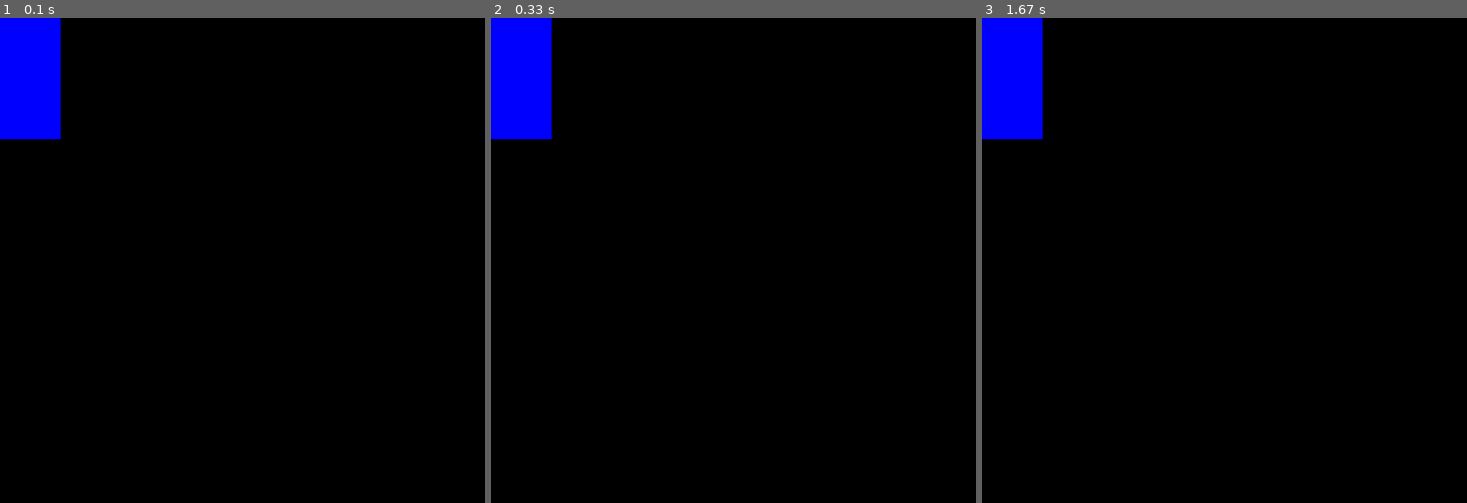
Above: before the commit, frames 1-3 (left to right).
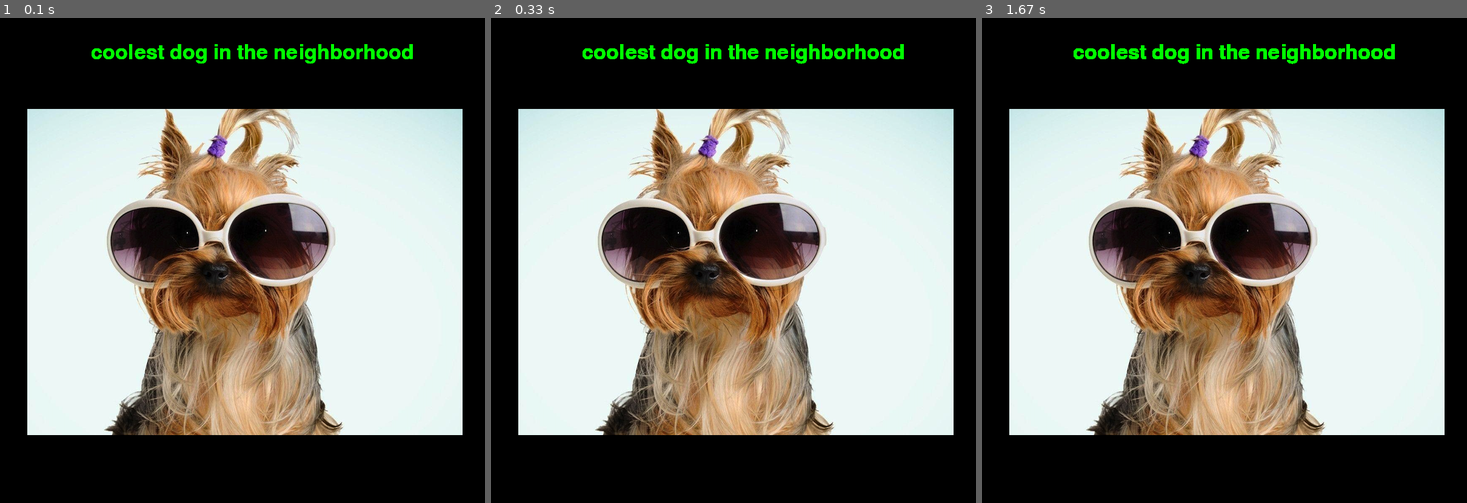
Above: after the commit, the same moments.

Repository: benalaluf/Ben_pygame_project
Game: pygame game, started from main.py
The game is run twice, just before and just after one commit, with the same random seed, the same clock (stepped at 60 frames per second) and the same inputs.
Inputs:
- Up to frame 1 (0.1 s): no input
- Up to frame 2 (0.33 s): no input
- Up to frame 3 (1.67 s): no input

The runs differ from the first frame. In frame 1, 62% of the frame differs, in the area x 0-96%, y 0-86%; in frame 2, 62%; in frame 3, 62%.

Commit message:
coolest dog in the hood

Diff:
--- a/main.py
+++ b/main.py
@@ -8,9 +8,14 @@
     screen = pygame.display.set_mode((800, 800))
     pygame.display.set_caption("Ben's Game")
     clock = pygame.time.Clock()
+    font_test = pygame.font.Font(None, 50)
 
-    test_surface = pygame.Surface((100, 200))
+    test_surface = pygame.Surface((200, 200))
     test_surface.fill('Blue')
+
+    text_surface = font_test.render("coolest dog in the neighborhood", True, 'Green')
+
+    background = pygame.image.load('graphics/cool_dog.png')
 
     while True:
         for event in pygame.event.get():
@@ -18,7 +23,9 @@
                 pygame.quit()
                 exit()
 
-        screen.blit(test_surface, (0, 0))
+        screen.blit(background, (45, 150))
+        screen.blit(text_surface, (150, 40))
+
         pygame.display.update()
         clock.tick(60)
 
Binary file added: graphics/cool_dog.png
Not shown, added: .DS_Store
Not shown, added: graphics/.DS_Store
